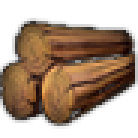
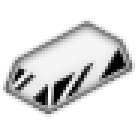
Revision of a layered 138px x 138px image; what changed, layer by layer:
added layer "Metal Top" in group "Filter1" over <box>12,21,126,105</box>
added layer "Metal" in group "Filter1" over <box>3,21,132,114</box>
hid "Ebene 13", painted on it over <box>0,21,135,126</box>
